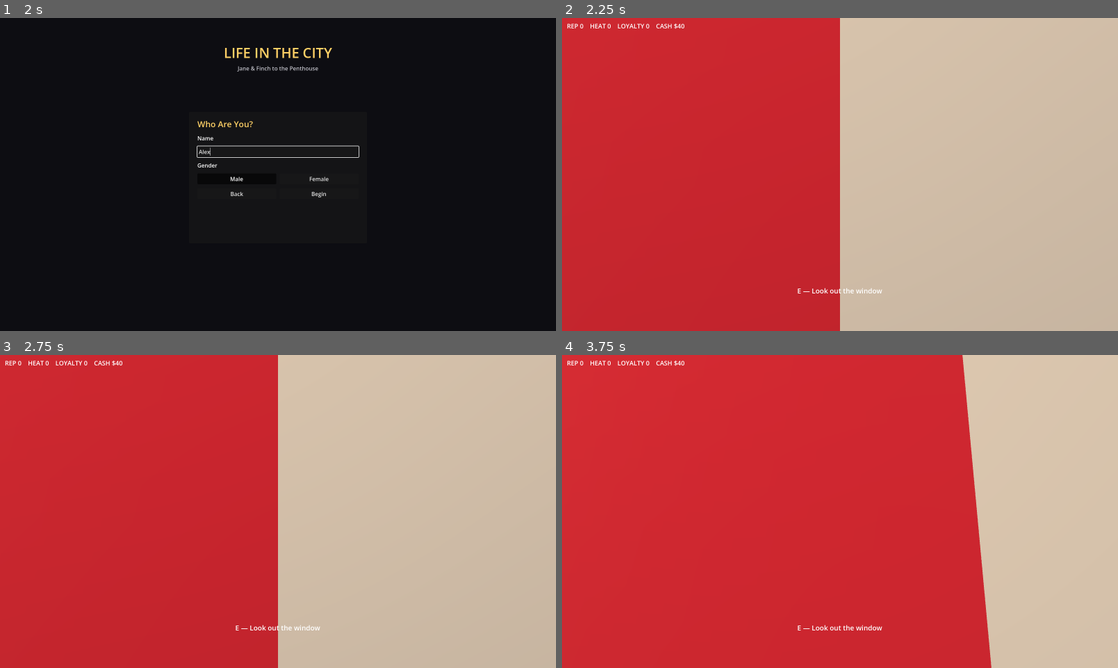
Above: before the commit, frames 1-4 (two rows, left to right).
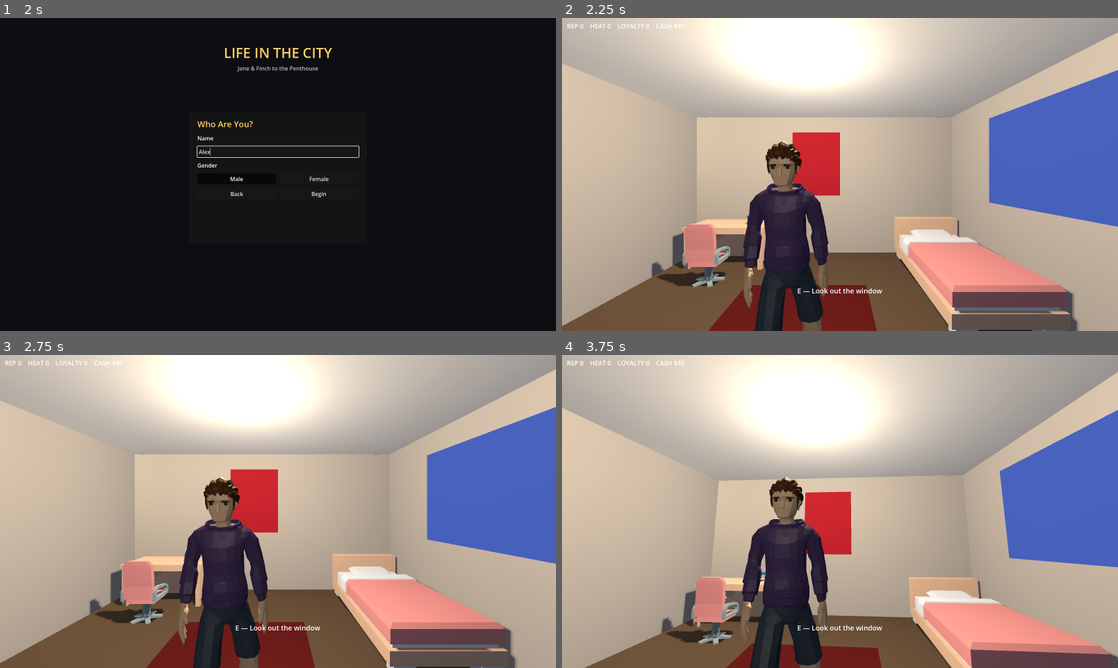
Above: after the commit, the same moments.

Repository: Hamzah-Muhammad/LifeInTheCityRPG
Game: Godot game, scene res://scenes/ui/main_menu.tscn
Same seed, same stepped clock (60 frames per second), same inputs: the game is played once before the commit and once after it.
Inputs (mouse positions are in pixels of both pictures, inside the frame that each line leads up to):
- Up to frame 1 (2 s): click "New Game" at 0.5 s; click (278, 152) at 1.27 s; type "Alex" at 1.35 s
- Up to frame 2 (2.25 s): click "Begin" at 2 s
- Up to frame 3 (2.75 s): no input
- Up to frame 4 (3.75 s): move the mouse to (867, 511) at 2.77 s; hold W (move_forward) 2.78-3.5 s; hold E (interact) 2.78-3.5 s; click "Continue" at 3.5 s

Frame 1 is identical in both runs. In frame 2, 82% of the frame differs, in the area x 0-100%, y 0-100%; in frame 3, 82%; in frame 4, 94%.

Commit message:
Fix 3rd-person camera self-collision and remove wardrobe blocking the walkway
Camera: SpringArm3D was self-colliding against the player's own capsule
collision shape (both defaulted to collision layer 1), collapsing the
configured 2.4m spring length down to ~0.004m every frame - the camera
sat almost exactly at the pivot, i.e. essentially first-person. Root-
caused with a new headless diagnostic (test/camera_diagnostic.gd) that
instantiates the real bedroom scene and prints actual global transforms
instead of relying on hand-derived rotation math (which is what led to
the previous, incorrect "rotate both nodes 180" fix - that was actually
a no-op, since two 180s cancel out, so it never touched this bug at
all). Real fix: give the Player its own collision layer (4) so the
spring arm's default mask (layer 1, matching walls/furniture) can no
longer detect the player's own body. Verified: arm distance recovered
to ~2.1m, camera confirmed geometrically behind the player and facing
the same direction they walk.

Wardrobe: its collision box (0.6 x 1.9 x 1.92) sat right at the
bedroom's entrance/corridor threshold, directly in the path from the
spawn point - confirmed via the room's actual wall/furniture
coordinates. Removed rather than relocated, since picking a new spot
blind (no visual verification available) risked another wrong guess;
easy to re-add at a specific spot on request.

Co-Authored-By: Claude Sonnet 5 <noreply@anthropic.com>

Diff:
--- a/scenes/apartment/malik_bedroom.tscn
+++ b/scenes/apartment/malik_bedroom.tscn
@@ -8,7 +8,6 @@
 [ext_resource type="PackedScene" path="res://assets/kenney_furniture_kit/models/bedSingle.glb" id="6_bed_single"]
 [ext_resource type="PackedScene" path="res://assets/kenney_furniture_kit/models/desk.glb" id="7_desk"]
 [ext_resource type="PackedScene" path="res://assets/kenney_furniture_kit/models/chairDesk.glb" id="8_chair_desk"]
-[ext_resource type="PackedScene" path="res://assets/kenney_furniture_kit/models/bookcaseClosedWide.glb" id="9_bookcase_wide"]
 [ext_resource type="PackedScene" path="res://assets/kenney_furniture_kit/models/bedDouble.glb" id="10_bed_double"]
 [ext_resource type="PackedScene" path="res://assets/kenney_furniture_kit/models/cabinetTelevisionDoors.glb" id="11_dresser"]
 [ext_resource type="PackedScene" path="res://assets/kenney_furniture_kit/models/sideTableDrawers.glb" id="12_nightstand"]
@@ -363,9 +362,6 @@
 [sub_resource type="BoxShape3D" id="s_chair_desk"]
 size = Vector3(0.465581, 0.844564, 0.436876)
 
-[sub_resource type="BoxShape3D" id="s_wardrobe"]
-size = Vector3(0.6, 1.896, 1.92)
-
 [sub_resource type="BoxShape3D" id="s_bed_m"]
 size = Vector3(1.73992, 0.6825, 2.0475)
 
@@ -780,16 +776,6 @@
 [node name="Col" type="CollisionShape3D" parent="Furniture/Chair"]
 transform = Transform3D(1, 0, 0, 0, 1, 0, 0, 0, 1, 0, 0.197282, 0)
 shape = SubResource("s_chair_desk")
-
-[node name="Wardrobe" type="StaticBody3D" parent="Furniture"]
-transform = Transform3D(1, 0, 0, 0, 1, 0, 0, 0, 1, 2.4, 0.95, -2)
-
-[node name="Model" parent="Furniture/Wardrobe" instance=ExtResource("9_bookcase_wide")]
-transform = Transform3D(0, 0, -2.4, 0, 2.4, 0, 2.4, 0, 0, 0.3, -0.95, 0.96)
-
-[node name="Col" type="CollisionShape3D" parent="Furniture/Wardrobe"]
-transform = Transform3D(1, 0, 0, 0, 1, 0, 0, 0, 1, 0, -0.002, 0)
-shape = SubResource("s_wardrobe")
 
 [node name="Rug" type="MeshInstance3D" parent="Furniture"]
 transform = Transform3D(1, 0, 0, 0, 1, 0, 0, 0, 1, 4.4, 0.01, -3.1)
--- a/scenes/player/player.tscn
+++ b/scenes/player/player.tscn
@@ -11,6 +11,7 @@
 radius = 1.7
 
 [node name="Player" type="CharacterBody3D" groups=["player"]]
+collision_layer = 4
 script = ExtResource("1_player")
 
 [node name="CollisionShape3D" type="CollisionShape3D" parent="."]
@@ -23,12 +24,10 @@
 transform = Transform3D(1, 0, 0, 0, 1, 0, 0, 0, 1, 0.35, 1.5, 0)
 
 [node name="SpringArm3D" type="SpringArm3D" parent="CameraPivot"]
-transform = Transform3D(-1, 0, 0, 0, 1, 0, 0, 0, -1, 0, 0, 0)
 spring_length = 2.4
 margin = 0.2
 
 [node name="Camera3D" type="Camera3D" parent="CameraPivot/SpringArm3D"]
-transform = Transform3D(-1, 0, 0, 0, 1, 0, 0, 0, -1, 0, 0, 0)
 fov = 70.0
 current = true
 
--- /dev/null
+++ b/test/camera_diagnostic.gd
@@ -0,0 +1,40 @@
+extends Node
+## One-off diagnostic: instantiates the REAL malik_bedroom.tscn (so real walls/
+## furniture/collision layers are present, not an isolated player) and reads
+## back the actual global transforms of the camera rig after physics settles,
+## and whether SpringArm3D's collision avoidance shortened the arm (which
+## would explain a camera collapsed down near the pivot = looks first-person).
+## Run: godot --headless --path . res://test/camera_diagnostic.tscn
+
+const BEDROOM_SCENE := "res://scenes/apartment/malik_bedroom.tscn"
+
+
+func _ready() -> void:
+	var bedroom: Node = (load(BEDROOM_SCENE) as PackedScene).instantiate()
+	add_child(bedroom)
+
+	for i in 15:
+		await get_tree().physics_frame
+
+	var player: Node3D = bedroom.get_node("Player")
+	var pivot: Node3D = player.get_node("CameraPivot")
+	var arm: SpringArm3D = pivot.get_node("SpringArm3D")
+	var cam: Camera3D = arm.get_node("Camera3D")
+
+	var player_forward: Vector3 = -player.global_transform.basis.z
+	var cam_forward: Vector3 = -cam.global_transform.basis.z
+	var cam_offset: Vector3 = cam.global_position - player.global_position
+
+	print("== CAMERA DIAGNOSTIC (real bedroom scene) ==")
+	print("player global_position = %s" % player.global_position)
+	print("player forward (-basis.z) = %s" % player_forward)
+	print("pivot global_position = %s" % pivot.global_position)
+	print("configured spring_length = %f" % arm.spring_length)
+	print("cam global_position = %s" % cam.global_position)
+	print("cam offset from player = %s  (length=%f)" % [cam_offset, cam_offset.length()])
+	print("cam forward (-basis.z) = %s" % cam_forward)
+	print("dot(player_forward, cam_offset.normalized()) = %f  (negative = camera is BEHIND player)" % player_forward.dot(cam_offset.normalized()))
+	print("dot(player_forward, cam_forward) = %f  (positive = camera looks the SAME way player faces)" % player_forward.dot(cam_forward))
+	print("ACTUAL arm length in use (cam offset magnitude minus pivot's own 0.35/1.5 offset accounted for) — if far below 2.4, spring arm is self-colliding")
+
+	get_tree().quit(0)
--- /dev/null
+++ b/test/camera_diagnostic.tscn
@@ -0,0 +1,6 @@
+[gd_scene load_steps=2 format=3]
+
+[ext_resource type="Script" path="res://test/camera_diagnostic.gd" id="1_camdiag"]
+
+[node name="CameraDiagnostic" type="Node"]
+script = ExtResource("1_camdiag")
Not shown, added: scripts/systems/save_manager.gd.uid
Not shown, added: scripts/systems/settings_manager.gd.uid
Not shown, added: scripts/ui/main_menu.gd.uid
Not shown, added: test/save_load_test.gd.uid
